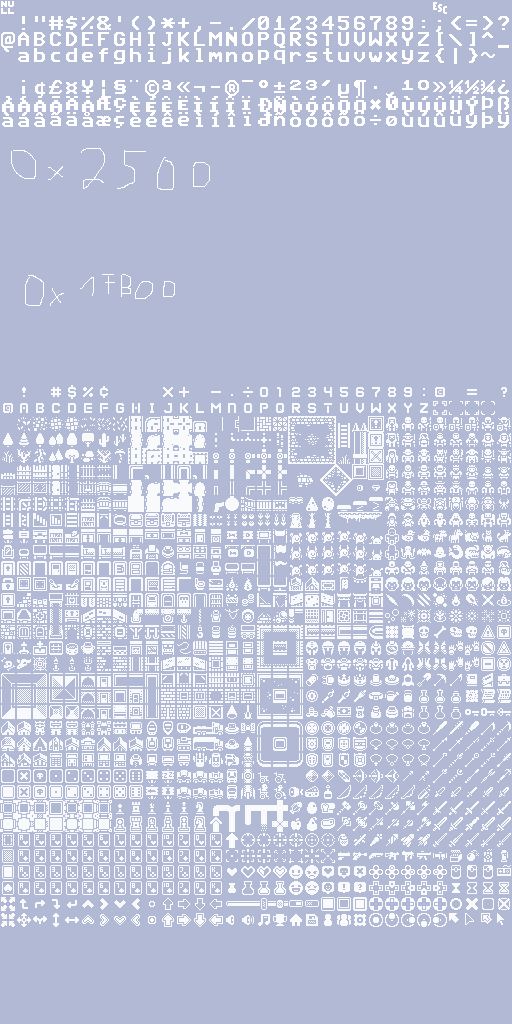
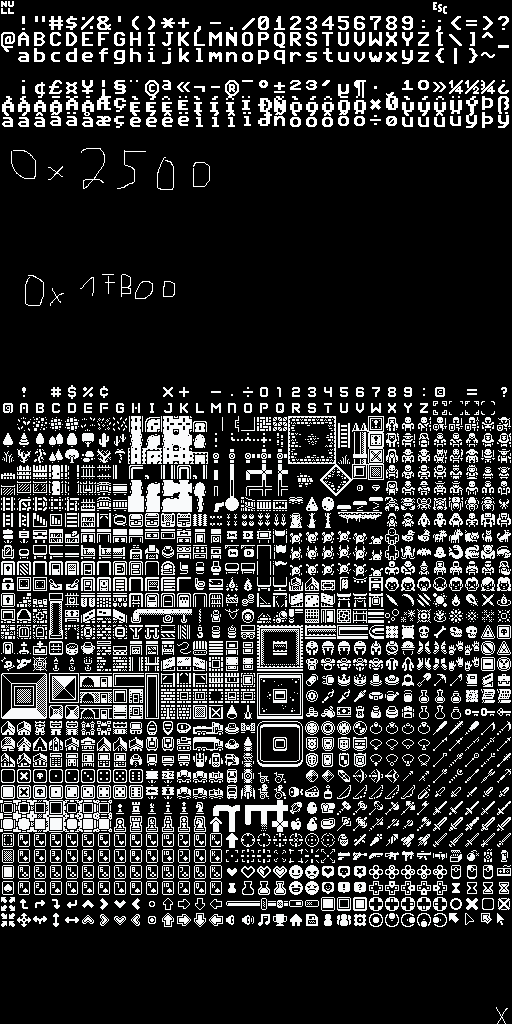
Layer changes from the first 512 x 1024 image to the second:
removed layer "Background copy" over [0, 0, 512, 927]
painted on "Background" over [0, 0, 512, 1024]
